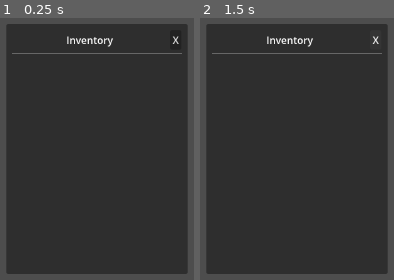
Above: before the commit, frames 1-2 (left to right).
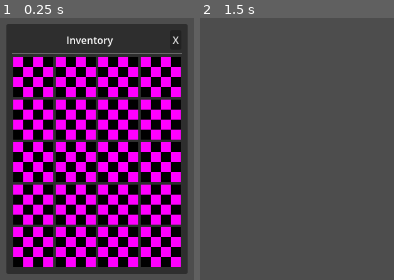
Above: after the commit, the same moments.

Repository: darthchicken4/MultiSurvivor
Game: Godot game, scene res://scenes/ui/inventory_ui.tscn
Two runs of this game, one before a commit and one after it. Both use one fixed random seed, a clock stepped at 60 frames per second and the inputs below. This scene is started directly instead of the project's main scene.
Inputs (mouse positions are in pixels of both pictures, inside the frame that each line leads up to):
- Up to frame 1 (0.25 s): no input
- Up to frame 2 (1.5 s): tap Enter at 0.5 s; move the mouse to (outside the picture) at 0.52 s; hold D (move_right) 0.53-1.25 s; hold Shift (shift) 0.53-1.25 s; click (outside the picture) at 0.67 s; click "X" at 1.25 s

The runs differ from the first frame. In frame 1, 63% of the frame differs, in the area x 6-94%, y 14-96%; in frame 2, 88%, in the area x 3-97%, y 2-98%.
Error before the commit: Parse Error: Cannot find member "MISC" in base "Item.ItemType". (res://scripts/autoloads/item_database.gd:65)

Commit message:
Bugfix Recent Commit

Diff:
--- a/Godot2DSurvivalMultiplayer/scripts/autoloads/item_database.gd
+++ b/Godot2DSurvivalMultiplayer/scripts/autoloads/item_database.gd
@@ -62,7 +62,7 @@
 	magic_gem.id = "magic_gem"
 	magic_gem.name = "Magic Gem"
 	magic_gem.description = "A mysterious gem that glows with inner light."
-	magic_gem.item_type = Item.ItemType.MISC
+	magic_gem.item_type = Item.ItemType.RESOURCE
 	magic_gem.rarity = Item.ItemRarity.RARE
 	magic_gem.stackable = true
 	magic_gem.max_stack = 5
--- a/Godot2DSurvivalMultiplayer/scripts/inventory/inventory_ui.gd
+++ b/Godot2DSurvivalMultiplayer/scripts/inventory/inventory_ui.gd
@@ -120,11 +120,10 @@
 
 func _get_item_type_string(type: Item.ItemType) -> String:
 	match type:
-		Item.ItemType.WEAPON: return "Weapon"
 		Item.ItemType.ARMOR: return "Armor"
 		Item.ItemType.CONSUMABLE: return "Consumable"
 		Item.ItemType.TOOL: return "Tool"
-		Item.ItemType.MISC: return "Miscellaneous"
+		Item.ItemType.RESOURCE: return "Resource"
 		_: return "Unknown"
 
 func _get_rarity_string(rarity: Item.ItemRarity) -> String:
